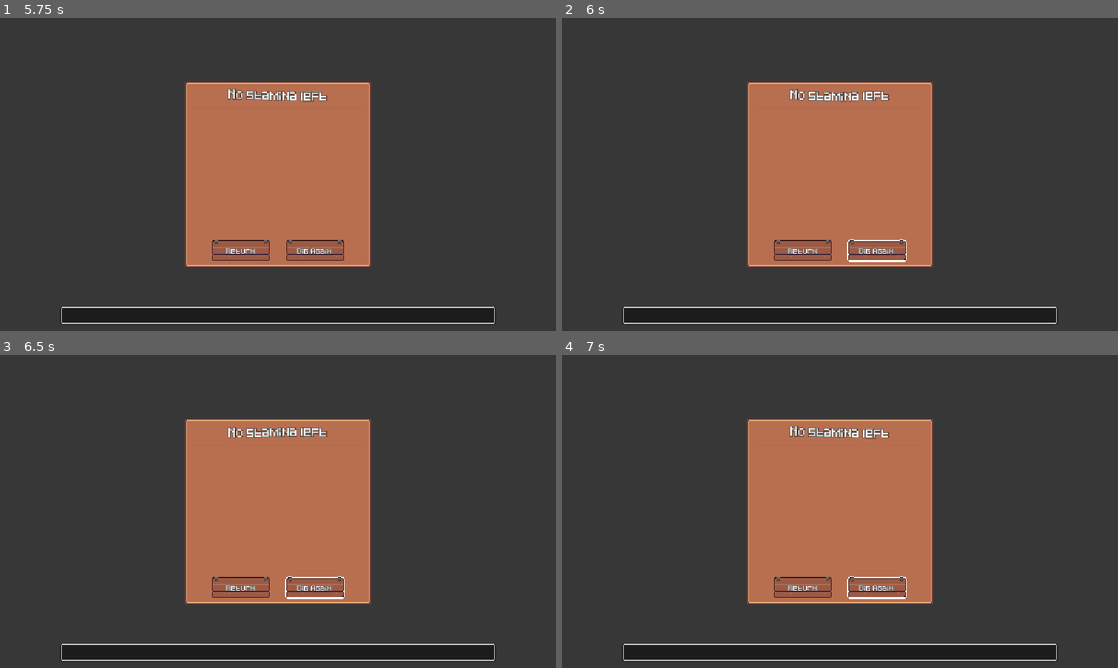
Above: before the commit, frames 1-4 (two rows, left to right).
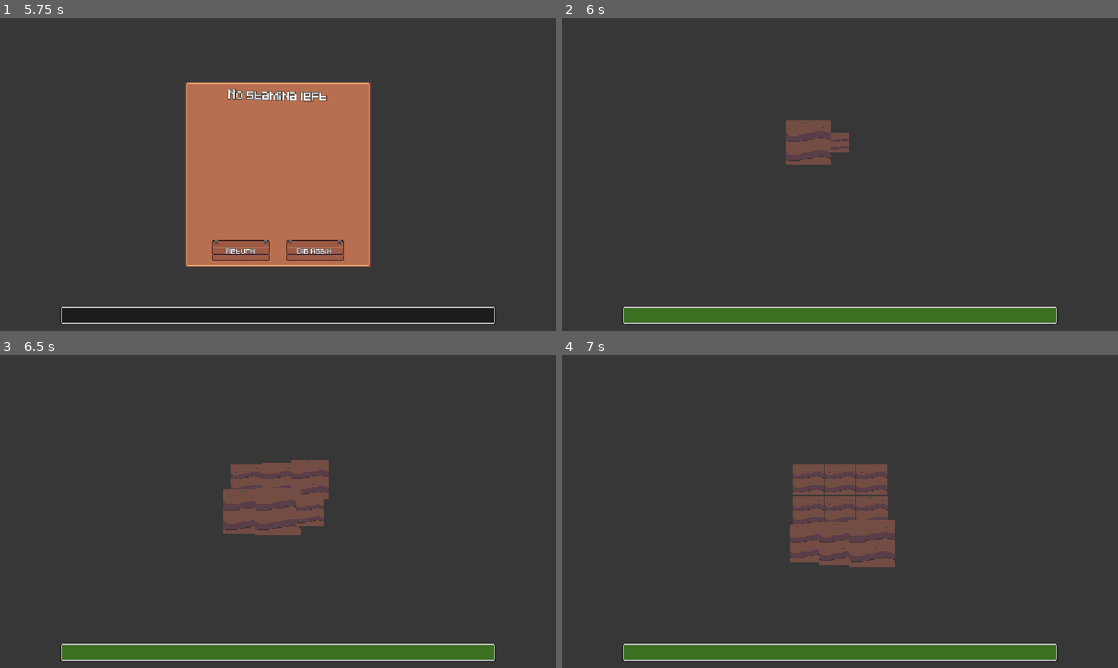
Above: after the commit, the same moments.

Repository: jakoofficial/DigNew
Game: Godot game, scene res://Scenes/MainMenu.tscn
The game is run twice, just before and just after one commit, with the same random seed, the same clock (stepped at 60 frames per second) and the same inputs. The engine's default icon, where the game draws it, is replaced by a stand-in: a white triangle on a blue panel in a dark square.
Inputs (mouse positions are in pixels of both pictures, inside the frame that each line leads up to):
- Up to frame 1 (5.75 s): click "Start" at 0.5 s; move the mouse to (400, 158) at 1.27 s; click (400, 158) at 1.42 s; move the mouse to (244, 143) at 2.02 s; click (244, 143) at 2.17 s; move the mouse to (278, 143) at 2.77 s; click (278, 143) at 2.92 s; tap Enter at 3.5, 5 s; move the mouse to (311, 143) at 3.52 s; click (311, 143) at 3.67 s; tap Space at 4.25 s; move the mouse to (244, 174) at 4.27 s; click (244, 174) at 4.42 s; move the mouse to (278, 174) at 5.02 s; click (278, 174) at 5.17 s
- Up to frame 2 (6 s): click "Dig Again" at 5.75 s
- Up to frame 3 (6.5 s): no input
- Up to frame 4 (7 s): click (878, 586) at 6.5 s, where only the run before the commit has a clickable "Dig Again"

Frame 1 is identical in both runs. In frame 2, 23% of the frame differs, in the area x 11-89%, y 20-98%; in frame 3, 23%; in frame 4, 23%.

Commit message:
Added reset dig and made it so the total value gets correctly added to the balance.

Diff:
--- a/Scripts/Digs/collected_item.gd
+++ b/Scripts/Digs/collected_item.gd
@@ -4,3 +4,6 @@
 	#item_texture
 	$ItemName.text = str("%s (%s)" % [item._Name, GM.currDigArea.inventory.get(item)])
 	$Value.text = str("%s" % [(item._Value*GM.currDigArea.inventory.get(item))])
+
+func Get_Value() -> int:
+	return int($Value.text)
--- a/Scripts/Digs/dig_area.gd
+++ b/Scripts/Digs/dig_area.gd
@@ -3,6 +3,7 @@
 @onready var spots: Node2D = $Spots
 @onready var dig_spot: Area2D = $DigSpot
 @onready var cursor: Sprite2D = $Cursor
+@onready var gui: CanvasLayer = $GUI
 
 var vSize: Vector2
 
@@ -29,7 +30,6 @@
 	newitem = collected.duplicate()
 	inventory[newitem] = 1
 	collected = null
-	print(inventory)
 
 signal setCursor
 func setCursorPos(pos = Vector2.ZERO) -> void:
@@ -39,6 +39,19 @@
 #func _draw() -> void:
 	#draw_line(Vector2(vSize.x/2,0), Vector2(vSize.x/2, vSize.y), Color.WHITE, 1)
 	#draw_line(Vector2(0,vSize.y/2), Vector2(vSize.x, vSize.y/2), Color.WHITE, 1)
+
+func reset_dig() -> void:
+	GM.digDone = false
+	PS._PStaminaCurr = PS._PStaminaMax
+	inventory.clear()
+	gui.ResetUI()
+
+	if spots.get_child_count() > 0:
+		for c in spots.get_children():
+			c.reparent(get_tree().root)
+			c.call_deferred("queue_free")
+	Generate()
+	pass
 
 func Generate() -> void:
 	GM.digReady = false
@@ -67,9 +80,10 @@
 			spot.global_position.y = spawnStartY + (y * (spotSize + spacing))+pivot_offset
 
 	var time: float = 1.0
-	for c in spots.get_children():
-		c.show()
-		c.Spawn()
-		await get_tree().create_timer(time/(GM.xSpots*GM.ySpots)).timeout
+	if spots.get_child_count() > 0:
+		for c in spots.get_children():
+			c.show()
+			c.Spawn()
+			await get_tree().create_timer(time/(GM.xSpots*GM.ySpots)).timeout
 
 	GM.digReady = true
--- a/Scripts/Globals/GameManager.gd
+++ b/Scripts/Globals/GameManager.gd
@@ -17,6 +17,7 @@
 	if PS._PStaminaCurr <= 0 and digDone == false:
 		digDone = true
 
+
 enum Scenes {
 	SKILLTREE,
 	DIGAREA
--- a/Scripts/UI/dig_over_panel.gd
+++ b/Scripts/UI/dig_over_panel.gd
@@ -7,6 +7,7 @@
 
 func _ready() -> void:
 	return_btn.connect("pressed", GM.load_scene.bind(GM.Scenes.SKILLTREE))
+	dig_again_btn.connect("pressed", _ReDig)
 
 func ShowPanel() -> void:
 	show()
@@ -19,7 +20,15 @@
 		var item = collected_item.duplicate()
 		item.Set_Values(i)
 		collection.add_child(item)
+		PS._PBalance += item.Get_Value()
+	print(PS._PBalance)
 
+func _ReDig() -> void:
+	HidePanel()
+	GM.currDigArea.reset_dig()
+	if collection.get_child_count() > 0:
+		for i in collection.get_children():
+			i.call_deferred("queue_free")
 
 func HidePanel() -> void:
 	scale = Vector2(1.0,1.0)
